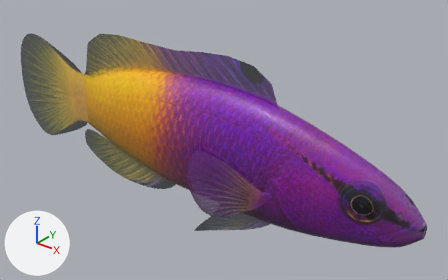
A saved change to the glTF model scripts/rotatable-aquascape/reef/assets/fish/gramma.glb.
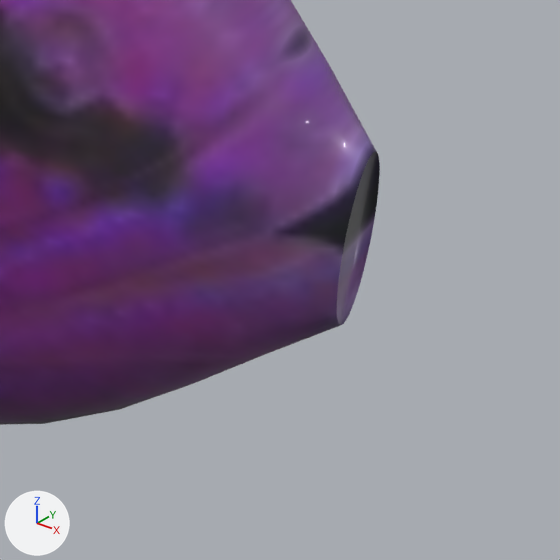
There are two pictures of each version: one whole from a 50 mm lens placed at (0.826, -1.034, 0.687), pointed at (-0.058, 0.071, 0.002), one close up on the part from 88% to 99% of the width and 76% to 93% of the height. Every picture has the same lights, and +X, +Y and +Z are marked at lower left. The last two pictures show the newer version. Vertices at exactly the same position are counted once.

Names of what the first close-up shows: 'gramma__body'.
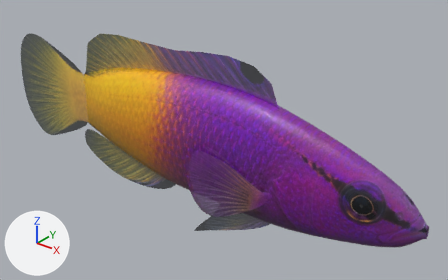
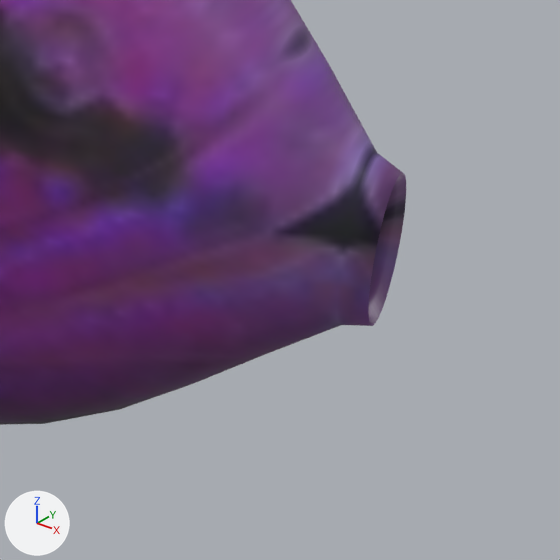
Changed parts and their boxes [x1, y1, x2, y2] in the close-ups (560 x 560 px):
'gramma__body', reshaped: before [0, 0, 380, 425]; after [0, 0, 406, 425]
part 1 of me_gramma__body, built on: before [337, 152, 380, 325]; after [337, 152, 406, 326]
part 2 of me_gramma__body, edited (looks the same): [0, 0, 377, 425] in both

What changed in the scene script:
```text
Add mat_gramma_lip_and_cavity_tissue:
    mat_gramma_lip_and_cavity_tissue = bpy.data.materials.new('gramma lip and cavity tissue')
    # uses the picture img_gramma_skin
Change me_gramma__body:
    used by ob_gramma__body; location = (0.0, 0.0, 0.0)
    remove me_gramma__body.from_pydata(...)  # 4274 vertices, 8544 faces; spans x -0.5..0.5, y -0.067..0.067, z -0.125..0.184
    add me_gramma__body.from_pydata(...)  # 4418 vertices, 8832 faces; spans x -0.5..0.505, y -0.067..0.067, z -0.125..0.184
    me_gramma__body part 1: 1 vertex removed from x 0.5, y 0.0, z 0.0; 145 vertices added at x 0.47..0.505, y -0.006..0.006, z -0.015..0.014
    me_gramma__body part 2: 8496 faces spanning x -0.5..0.5, y -0.067..0.067, z -0.125..0.184 switch from mat_gramma_skin (picture img_gramma_skin) to mat_gramma_lip_and_cavity_tissue
```
